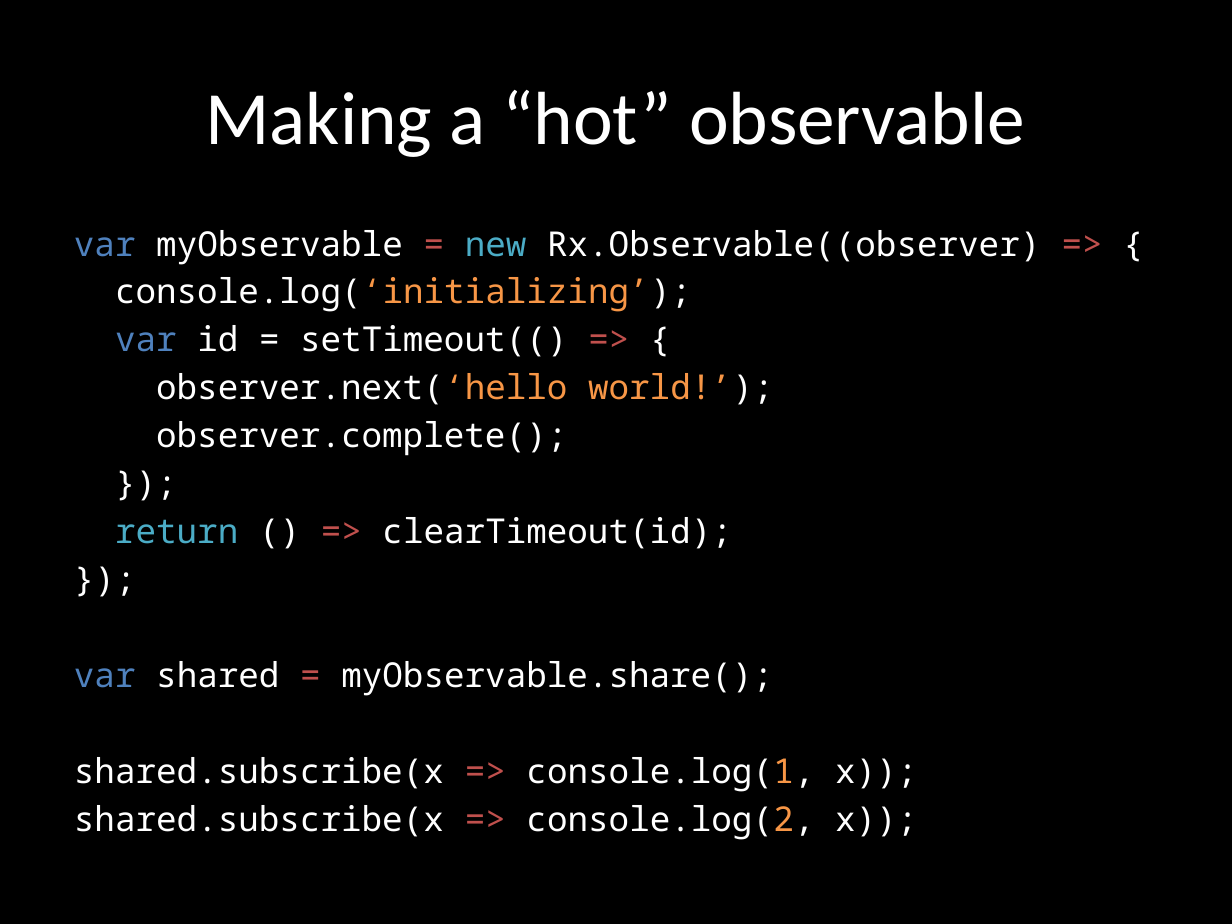
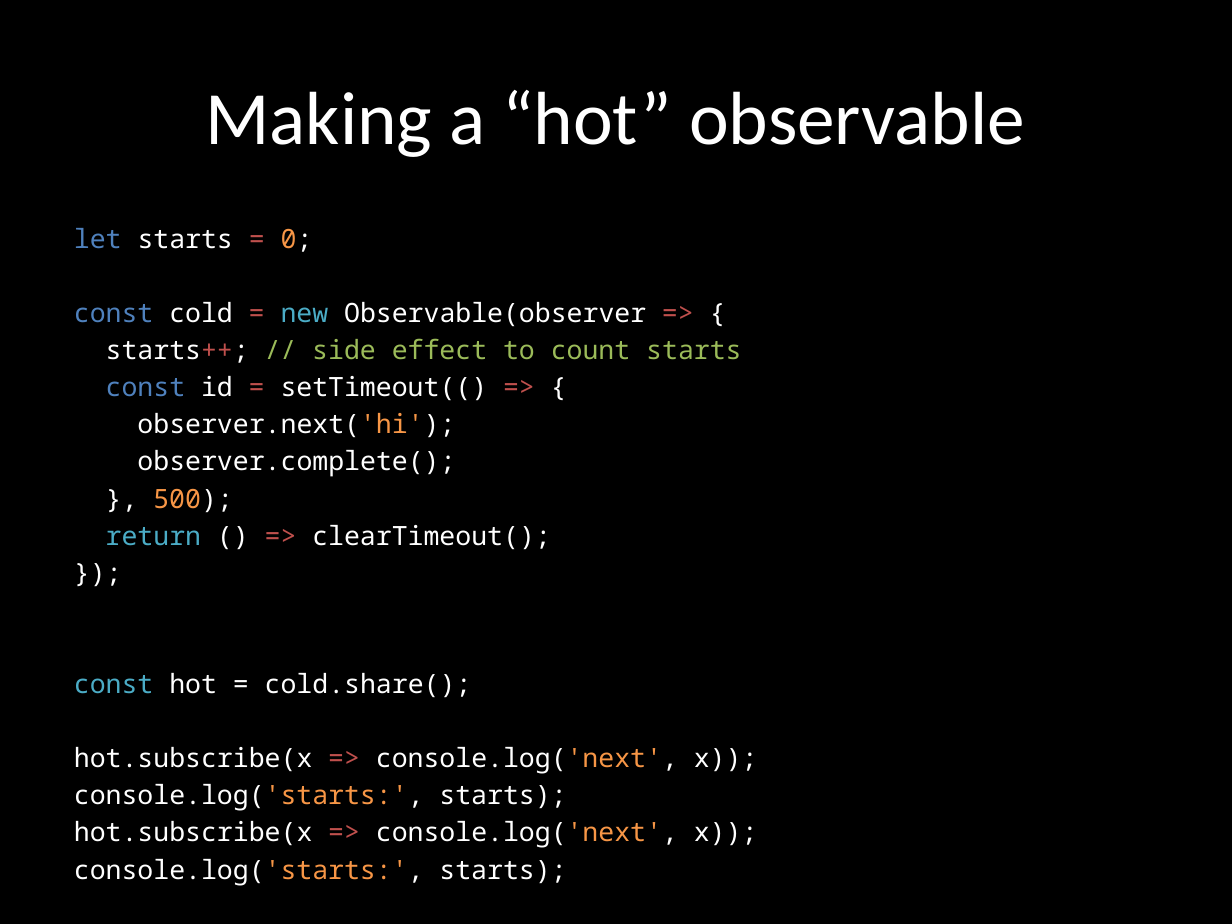
Before and after one commit to benlesh/rxjs-workshop-angular, a slide deck: slide 70 of rxjs-workshop.pptx (slide 64 before the commit). Drawn at 1232x924 pixels with LibreOffice and Linux fonts; fonts in the diff are those of the drawing. Boxes give left, top, right and bottom in pixels: in the first picture for what was removed or moved away, otherwise in the second. Text is boxed around its words. In the diff, an @@ line names an element or a change of style, - is before the commit and + after.

Commit message:
add basic cold vs hot exercold vs hot exercise

```diff
--- a/rxjs-workshop.pptx
+++ b/rxjs-workshop.pptx
@@ text at (74, 228, 741, 438): text changed; size 20 to 15.5 pt @@
-var myObservable = new Rx.Observable((observer) => {
-console.log(‘initializing’);
-var id = setTimeout(() => {
-observer.next(‘hello world!’);
+let starts = 0;
+const cold = new Observable(observer => {
+starts++; // side effect to count starts
+const id = setTimeout(() => {
+observer.next('hi');
@@ text at (137, 450, 455, 477): size 20 to 15.5 pt in "observer.complete();", "});" @@
@@ text at (106, 488, 551, 550): paragraphs added @@
+}, 500);
+return () => clearTimeout();
@@ text at (74, 673, 758, 886): text changed; size 20 to 15.5 pt @@
-return () => clearTimeout(id);
-});
-var shared = myObservable.share();
-shared.subscribe(x => console.log(1, x));
-shared.subscribe(x => console.log(2, x));
+const hot = cold.share();
+hot.subscribe(x => console.log('next', x));
+console.log('starts:', starts);
+hot.subscribe(x => console.log('next', x));
+console.log('starts:', starts);
```
Also in this commit, not shown: 2 other slides changed, 9 slides added, 3 slides removed, 5 other files.
